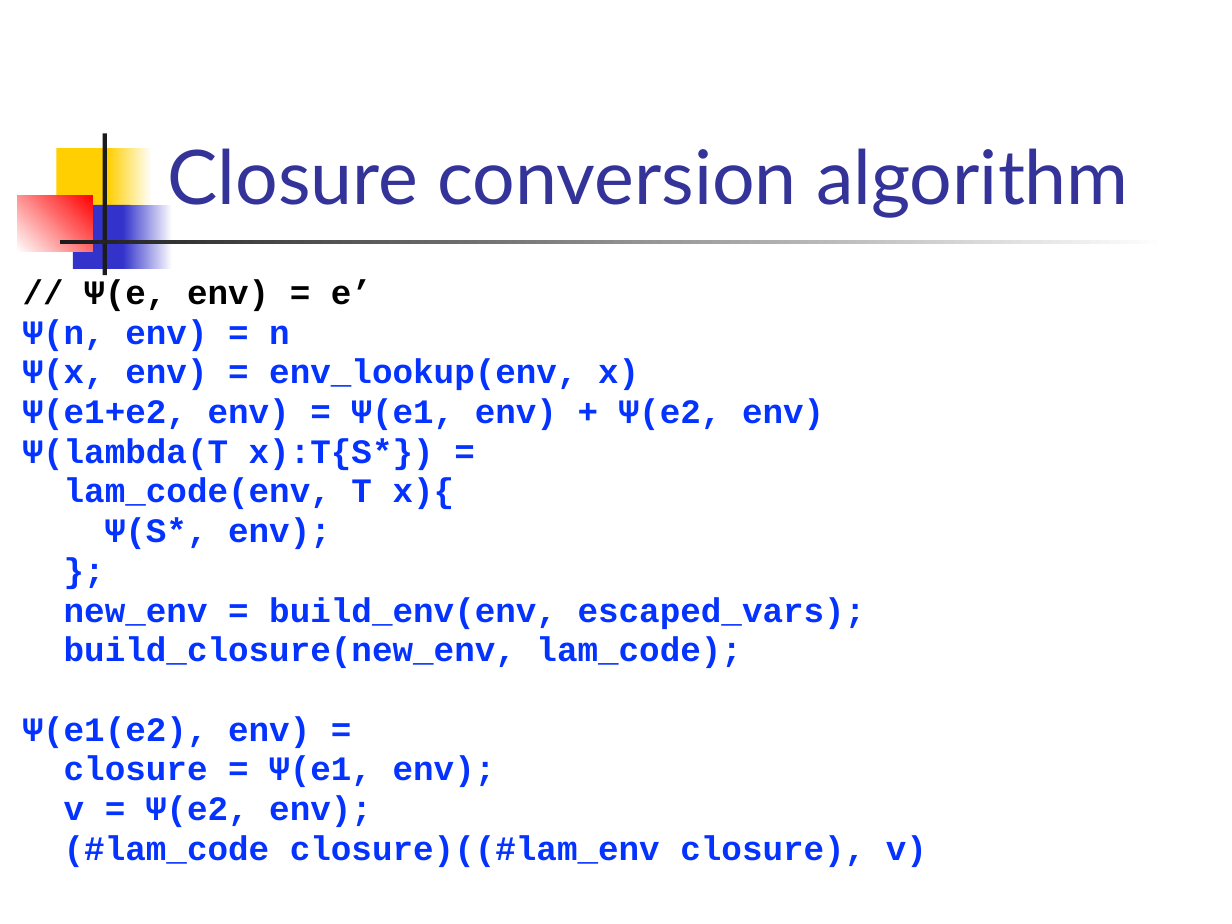
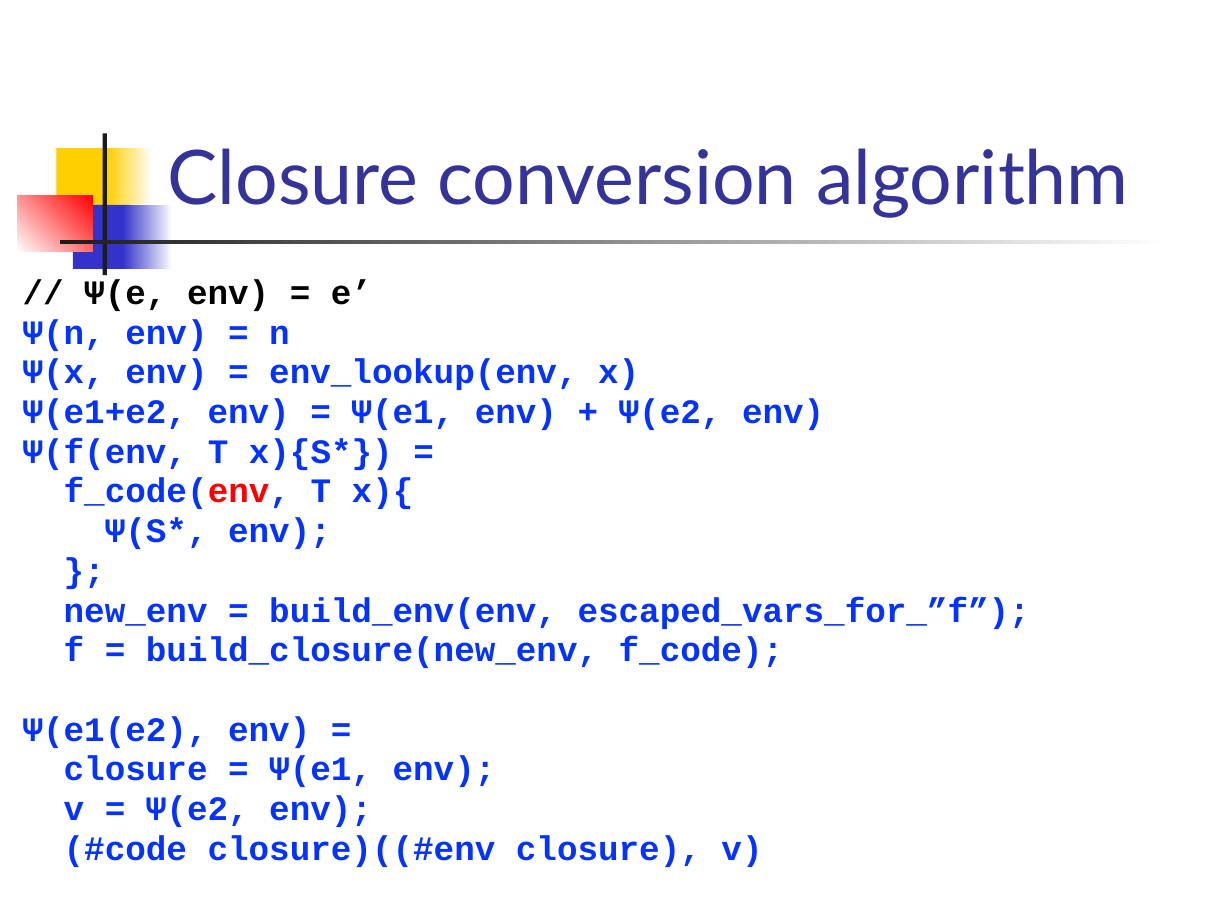
Before and after one commit to csslab-ustc/csslab-ustc.github.io, a slide deck: slide 19 of courses/compiler/slides/lec20-ir-closure.pptx. Drawn at 1232x924 pixels with LibreOffice and Linux fonts; fonts in the diff are those of the drawing. Boxes give left, top, right and bottom in pixels: in the first picture for what was removed or moved away, otherwise in the second. Text is boxed around its words. In the diff, an @@ line names an element or a change of style, - is before the commit and + after.

```diff
--- a/courses/compiler/slides/lec20-ir-closure.pptx
+++ b/courses/compiler/slides/lec20-ir-closure.pptx
@@ text at bbox=[23, 438, 414, 509]: text changed @@
-Ψ(lambda(T x):T{S*}) =
-lam_code(env, T x){
+Ψ(f(env, T x){S*}) =
+f_code(env, T x){
@@ text at bbox=[64, 597, 1030, 668]: text changed @@
-new_env = build_env(env, escaped_vars);
-build_closure(new_env, lam_code);
+new_env = build_env(env, escaped_vars_for_”f”);
+f = build_closure(new_env, f_code);
@@ text at bbox=[64, 835, 762, 867]: text changed @@
-(#lam_code closure)((#lam_env closure), v)
+(#code closure)((#env closure), v)
```
Also in this commit, not shown: 12 other slides changed, 3 slides added, 3 slides removed, 2 other files.
